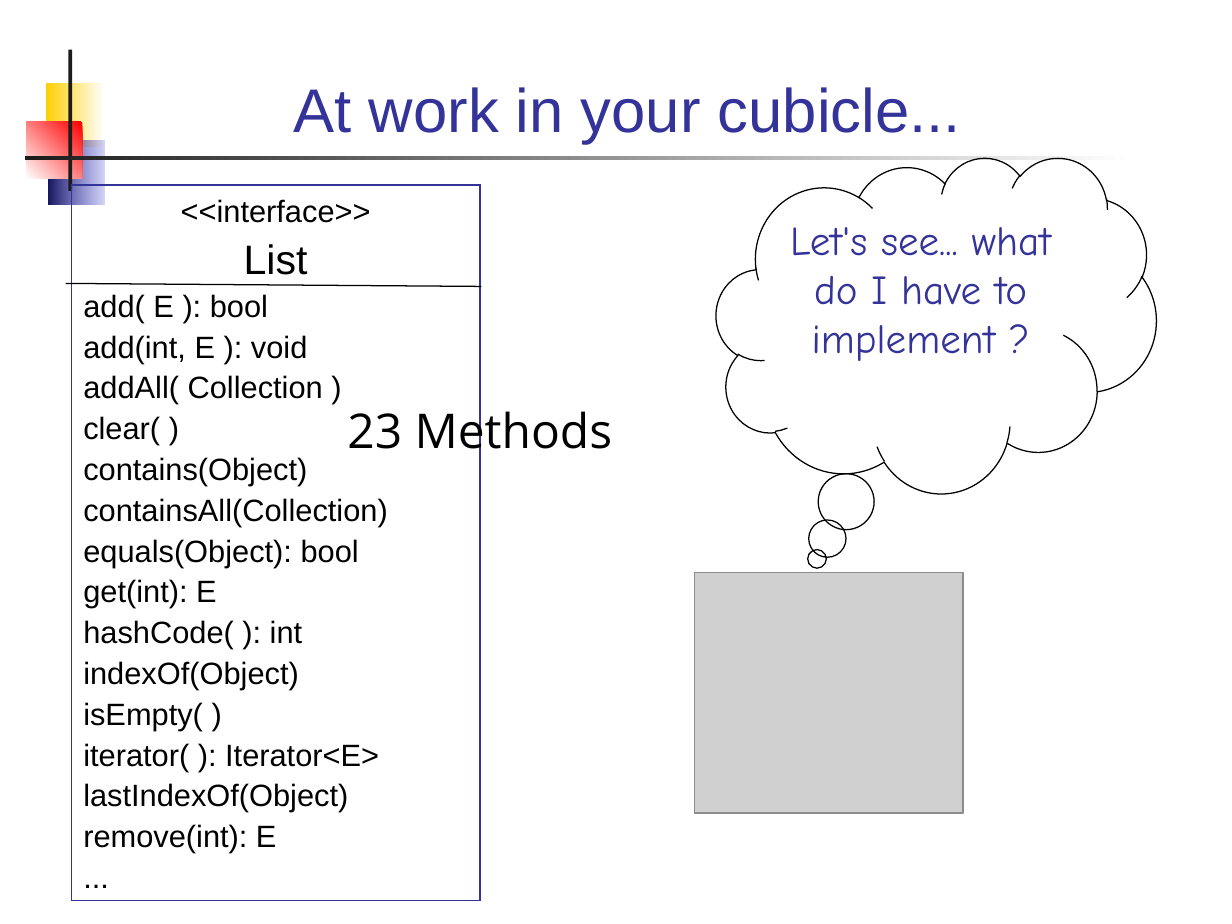
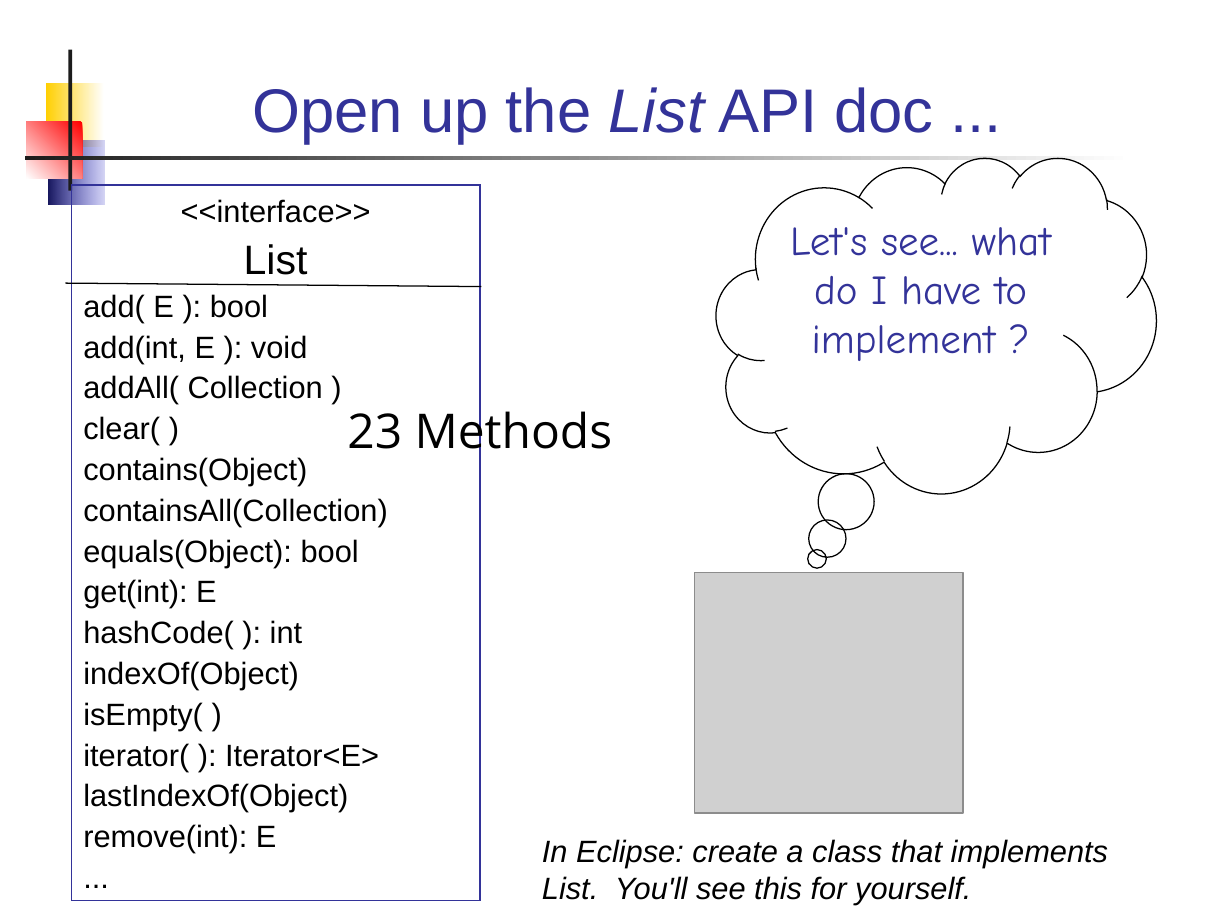
Before and after one commit to skeoop/skeoop.github.io, a slide deck: slide 10 of week4/Inheritance-3-Abstract-Class.ppt (slide 11 before the commit). Drawn at 1232x924 pixels with LibreOffice and Linux fonts; fonts in the diff are those of the drawing; grey boxes stand for pictures. Boxes give left, top, right and bottom in pixels: in the first picture for what was removed or moved away, otherwise in the second. Text is boxed around its words. In the diff, an @@ line names an element or a change of style, - is before the commit and + after.

```diff
--- a/week4/Inheritance-3-Abstract-Class.ppt
+++ b/week4/Inheritance-3-Abstract-Class.ppt
@@ title at bbox=[252, 87, 933, 144]: text changed @@
-At work in your cubicle...
+Open up the List API doc ...
@@ text added at bbox=[542, 839, 1108, 904], 18 pt, text #000000, italic @@
+In Eclipse: create a class that implements List. You'll see this for yourself.
```
Also in this commit, not shown: 5 other slides changed, 3 slides added, 6 other files.
